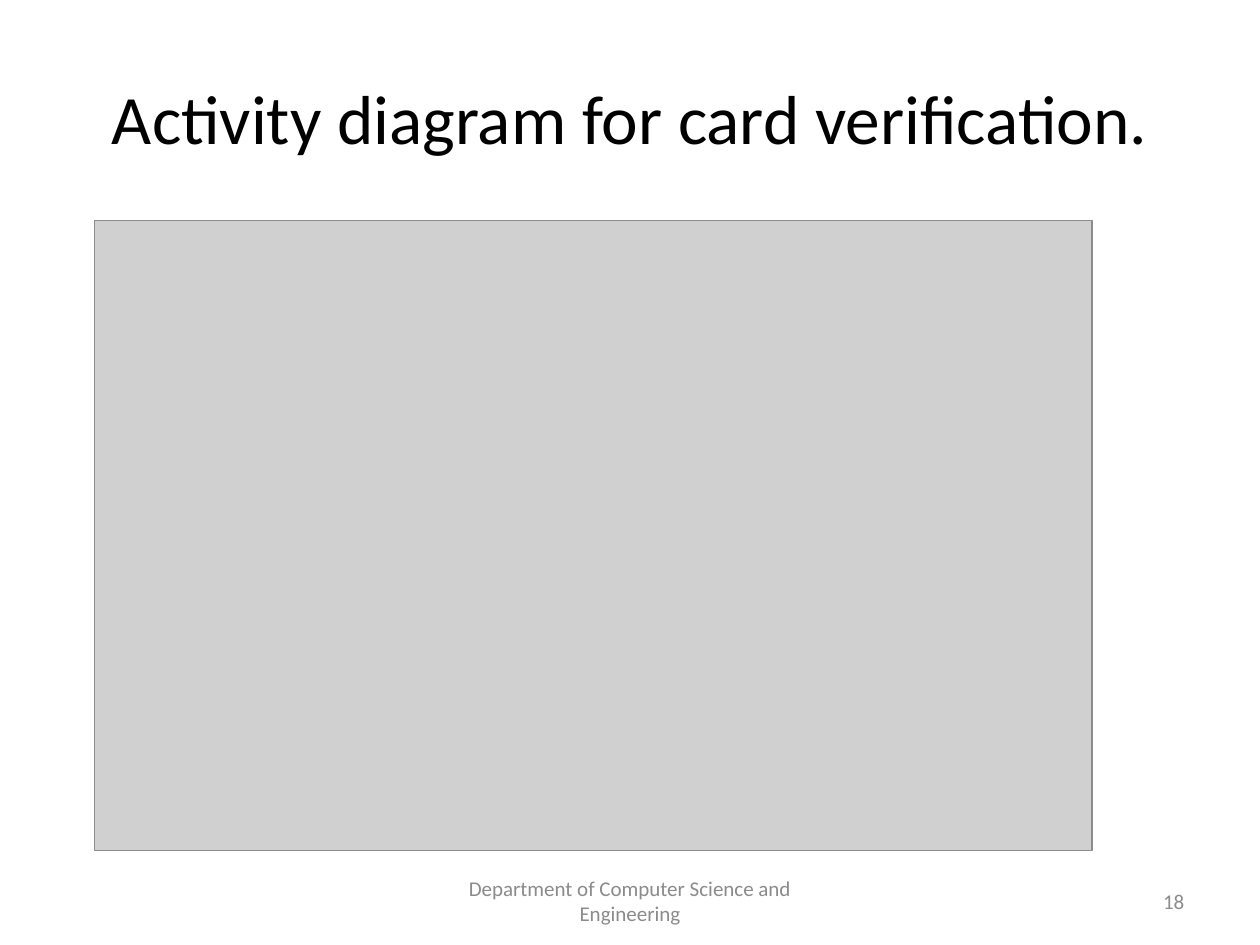
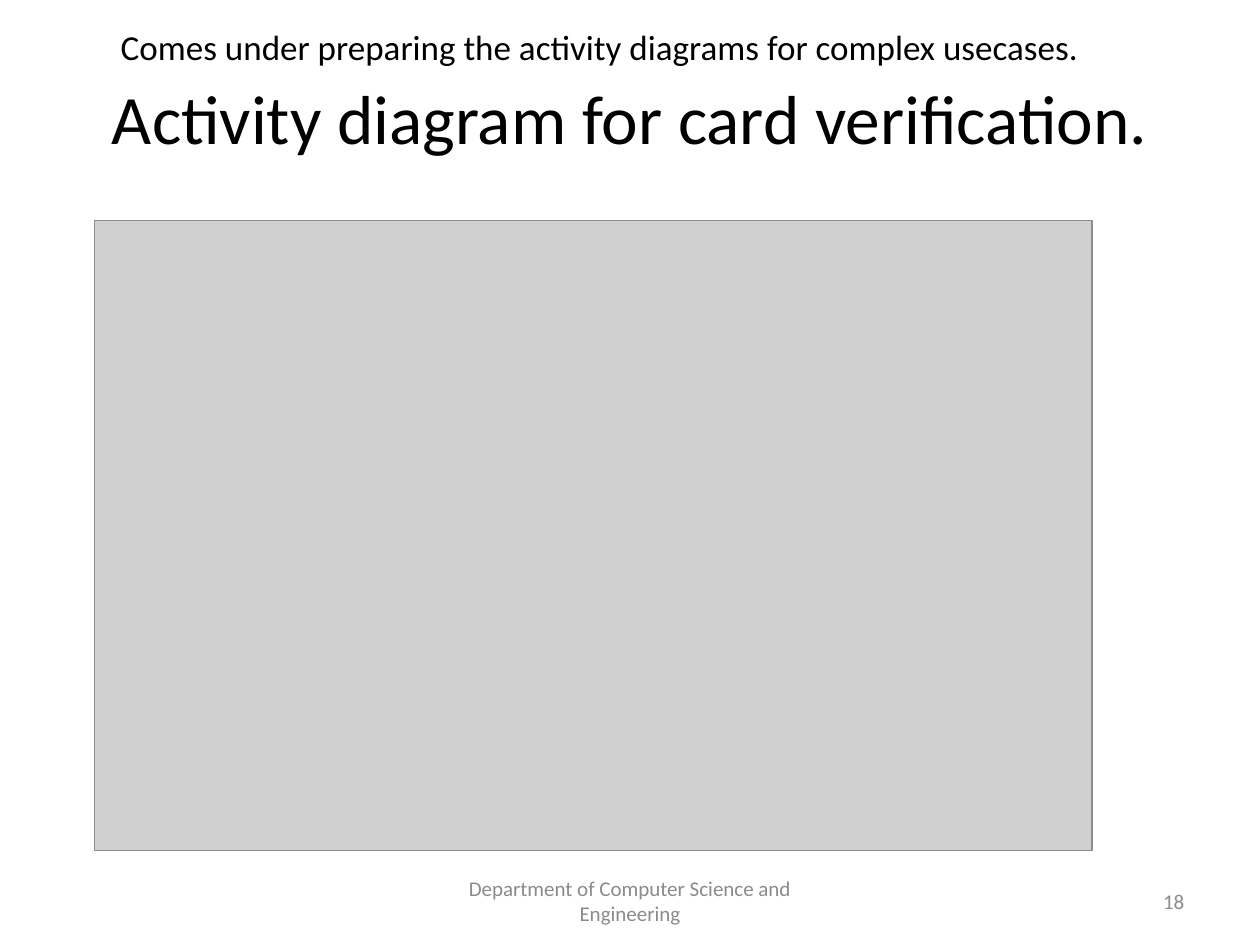
Before and after one commit to spiman9/BE-CSE, a slide deck: slide 18 of SEM-5/OOMD/Unit 5/Unit5_Application Analysis.pptx. Drawn at 1260x945 pixels with LibreOffice and Linux fonts; fonts in the diff are those of the drawing; grey boxes stand for pictures. Boxes give left, top, right and bottom in pixels: in the first picture for what was removed or moved away, otherwise in the second. Text is boxed around its words. In the diff, an @@ line names an element or a change of style, - is before the commit and + after.

```diff
--- a/SEM-5/OOMD/Unit 5/Unit5_Application Analysis.pptx
+++ b/SEM-5/OOMD/Unit 5/Unit5_Application Analysis.pptx
@@ text added at <box>121,35,1078,66</box>, 20 pt, text #000000 @@
+Comes under preparing the activity diagrams for complex usecases.
```
Also in this commit, not shown: 25 other slides changed, 2 other files.
